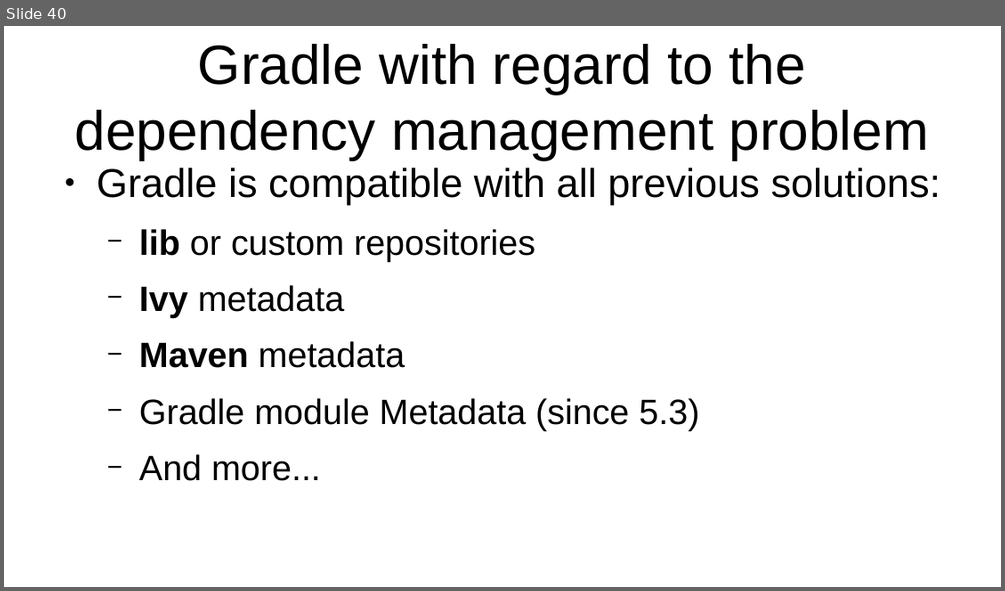
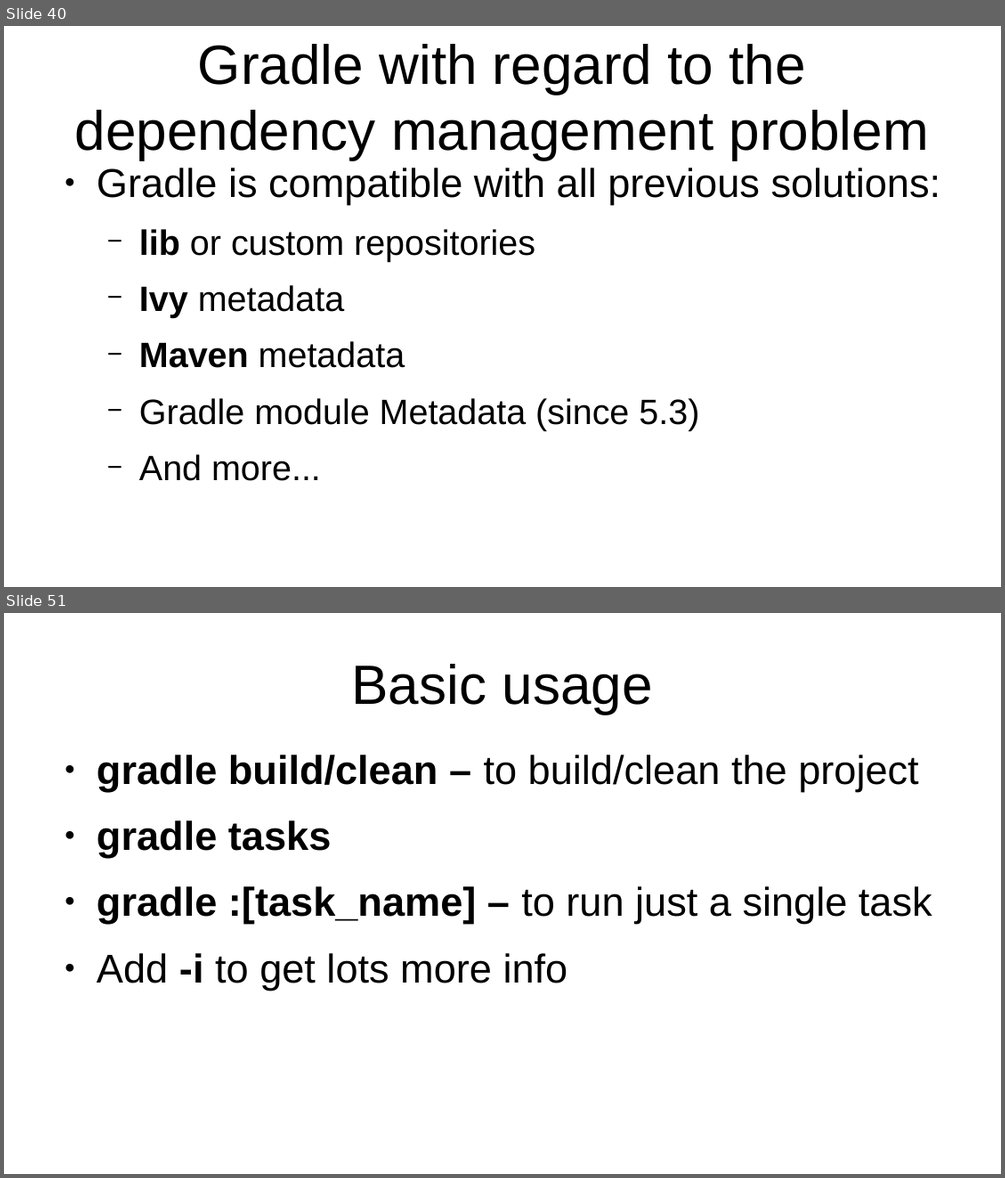
Before and after one commit to veltzer/teaching-slides, a slide deck: odp/gradle/gradle.odp. Shown one above the other, each under a label of ours: slide 40 before the commit, slides 40 and 51 after it; the slides between them are not shown. The pictures are 1005x591 and 1005x1178 pixels, drawn with LibreOffice and Linux fonts; fonts in the diff are those of the drawing. Boxes give left, top, right and bottom in pixels: in the first picture for what was removed or moved away, otherwise in the second. Text is boxed around its words. In the diff, an @@ line names an element or a change of style, - is before the commit and + after.

```diff
--- a/odp/gradle/gradle.odp
+++ b/odp/gradle/gradle.odp
@@ slide 51 added at (4, 613, 1001, 1174), background #FFFFFF @@
@@ title added at (352, 664, 653, 714), 44 pt, text #000000 @@
+Basic usage
@@ text added at (97, 755, 932, 989), 32 pt, text #000000 @@
+● gradle build/clean – to build/clean the project
+● gradle tasks
+● gradle :[task_name] – to run just a single task
+● Add -i to get lots more info
```
Also in this commit, not shown: 10 other slides added.
